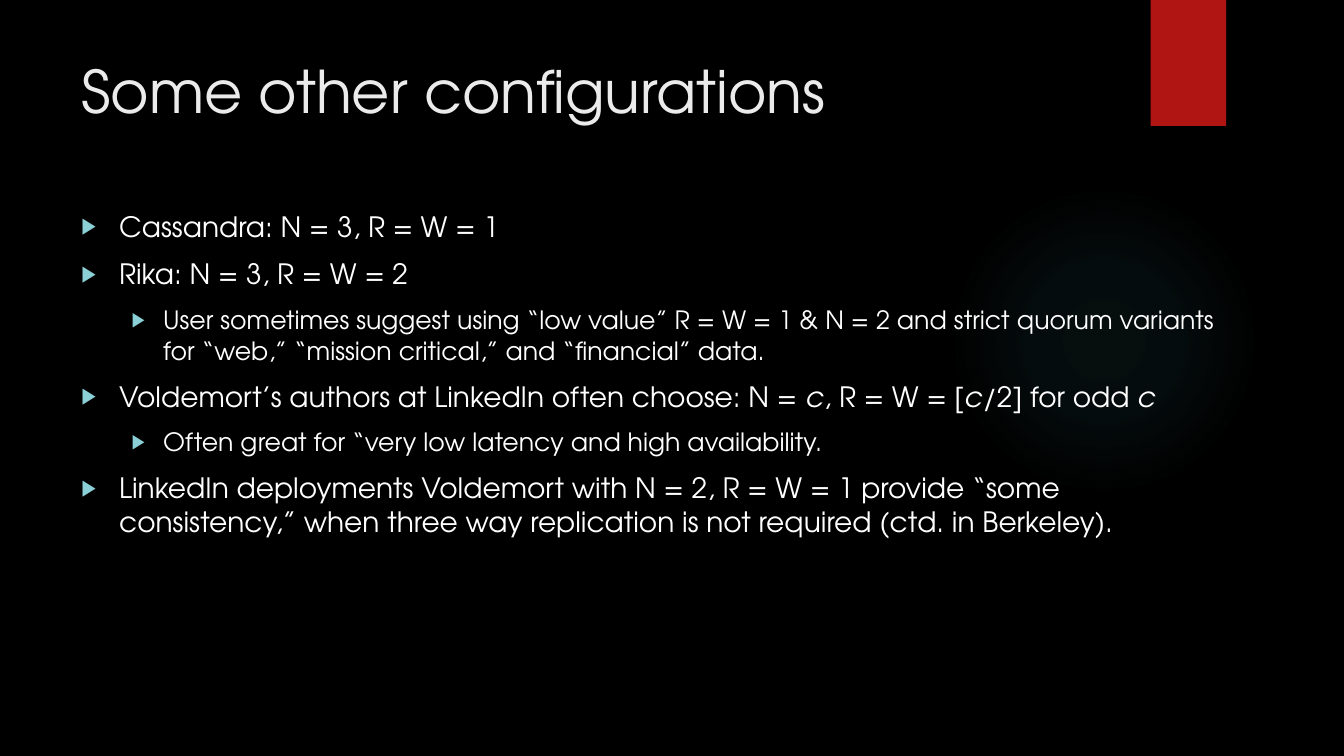
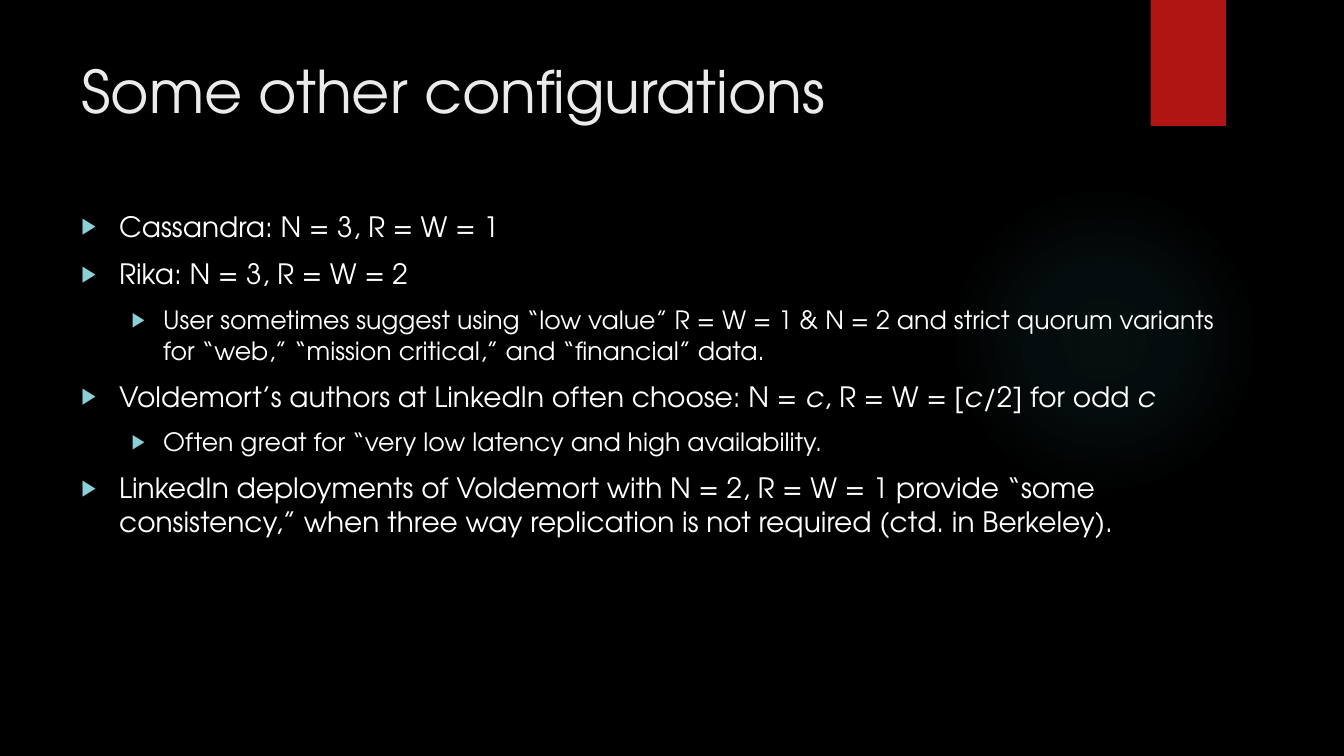
Before and after one commit to MaxWOU/cs364pptx, a slide deck: slide 14 of group6slidshow.pptx. Drawn at 1344x756 pixels with LibreOffice and Linux fonts; fonts in the diff are those of the drawing; background and template pictures are left out. Boxes give left, top, right and bottom in pixels: in the first picture for what was removed or moved away, otherwise in the second. Text is boxed around its words. In the diff, an @@ line names an element or a change of style, - is before the commit and + after.

```diff
--- a/group6slidshow.pptx
+++ b/group6slidshow.pptx
@@ text at (119, 477, 1112, 538): text changed @@
-▶ LinkedIn deployments Voldemort with N = 2, R = W = 1 provide “some consistency,” when three way replication is not required (ctd. in Berkeley).
+▶ LinkedIn deployments of Voldemort with N = 2, R = W = 1 provide “some consistency,” when three way replication is not required (ctd. in Berkeley).
```
Also in this commit, not shown: 1 other slide changed.
